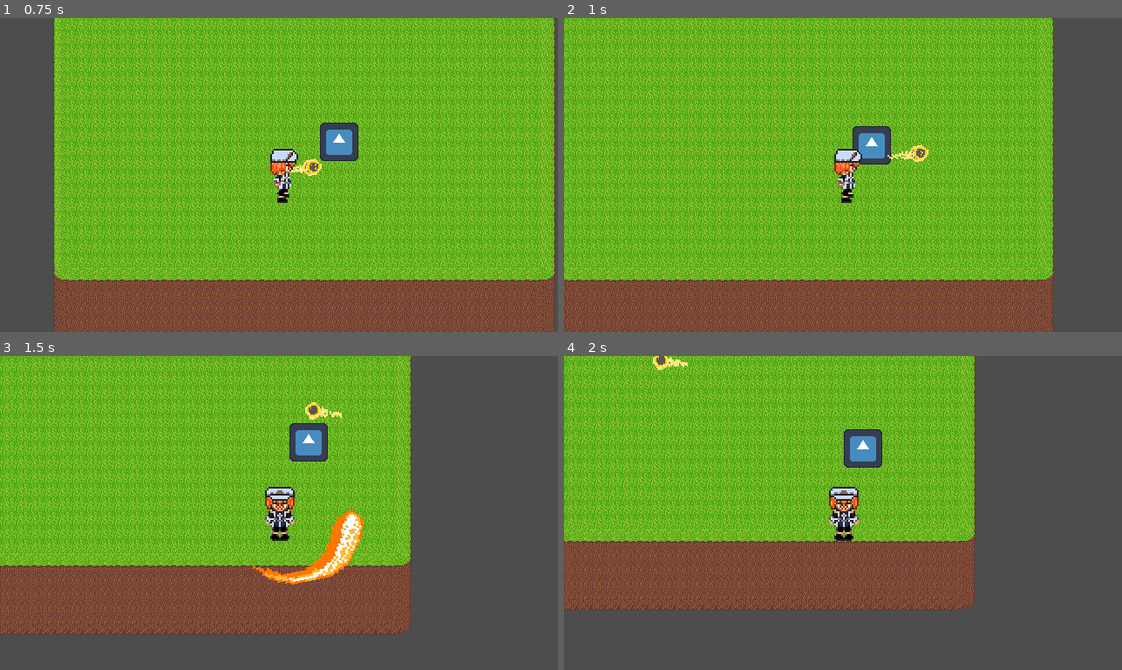
Above: before the commit, frames 1-4 (two rows, left to right).
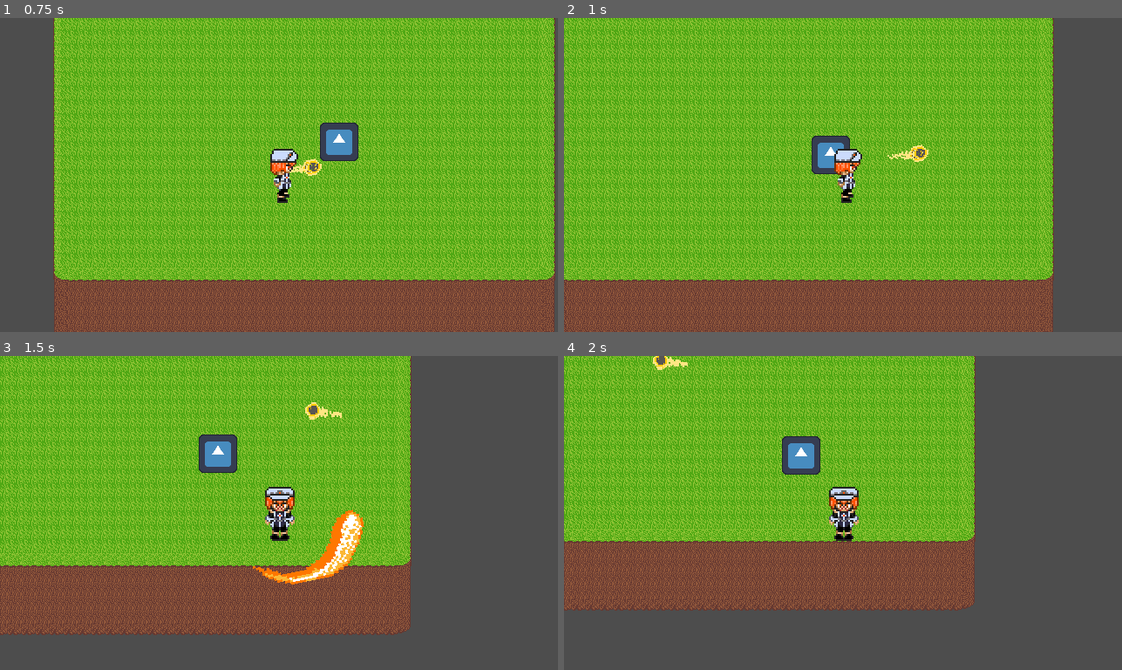
Above: after the commit, the same moments.

Repository: NiroJr/TheHerosFall
Game: Godot game, scene res://Scenes/main.tscn
Same seed, same stepped clock (60 frames per second), same inputs: the game is played once before the commit and once after it. The engine's default icon, where the game draws it, is replaced by a stand-in: a white triangle on a blue panel in a dark square.
Inputs (mouse positions are in pixels of both pictures, inside the frame that each line leads up to):
- Up to frame 1 (0.75 s): move the mouse to (401, 159) at 0.52 s; hold D (Right) from 0.53 s (still down); click (401, 159) at 0.6 s
- Up to frame 2 (1 s): keep holding D (Right)
- Up to frame 3 (1.5 s): move the mouse to (167, 528) at 1.27 s; release D (Right) at 1.28 s; hold S (Down) from 1.28 s (still down); tap X (sword_swing) at 1.35 s
- Up to frame 4 (2 s): keep holding S (Down)

Frame 1 is identical in both runs. In frame 2, 1.4% of the frame differs, in the area x 44-59%, y 34-50%; in frame 3, 1.7%, in the area x 35-59%, y 21-38%; in frame 4, 1.7%.

Commit message:
Fixed player hitbox

Diff:
--- a/Scenes/player.tscn
+++ b/Scenes/player.tscn
@@ -21,7 +21,7 @@
 [ext_resource type="Texture2D" uid="uid://c52l7eh5v3une" path="res://Assets/MCSprites/attackSprites/fireAttack13.png" id="19_xuaoq"]
 
 [sub_resource type="RectangleShape2D" id="RectangleShape2D_i5tie"]
-size = Vector2(32, 62)
+size = Vector2(32, 17)
 
 [sub_resource type="SpriteFrames" id="SpriteFrames_xrrqc"]
 animations = [{
@@ -157,6 +157,7 @@
 c2_a = 120.0
 
 [node name="CollisionShape2D" type="CollisionShape2D" parent="." unique_id=396957255]
+position = Vector2(0, 22.5)
 shape = SubResource("RectangleShape2D_i5tie")
 
 [node name="PlayerSprite" type="AnimatedSprite2D" parent="." unique_id=1537809165]
